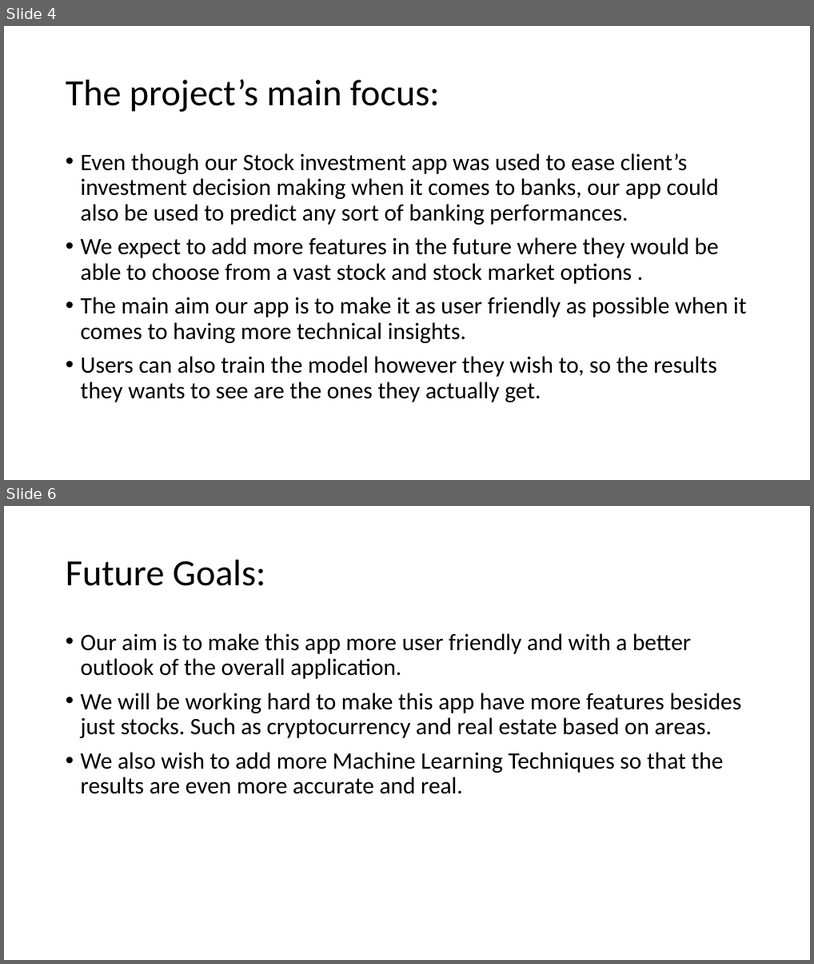
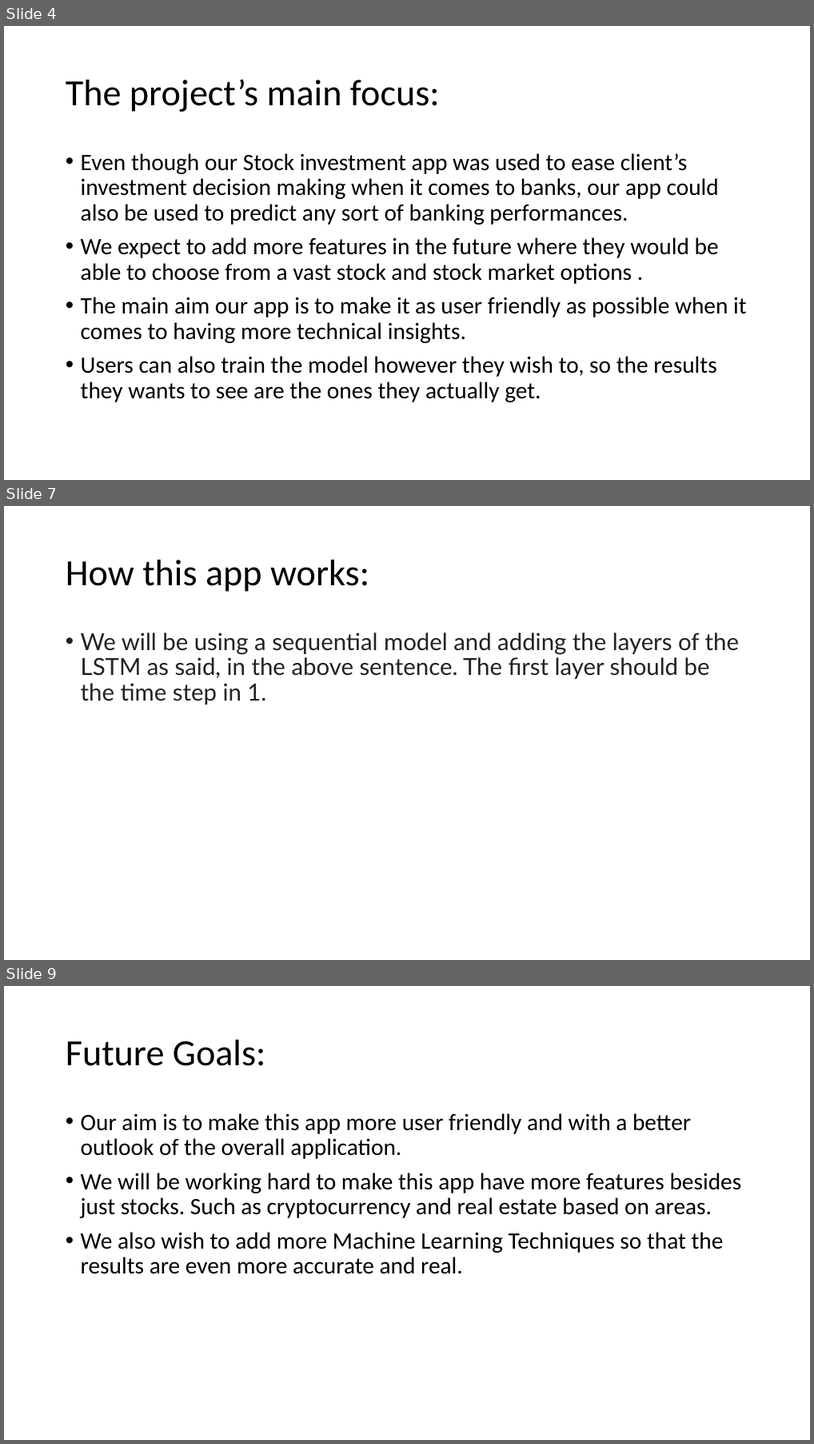
Before and after one commit to Jahanzeb9999/Fintech-Project2, a slide deck: Project 2.pptx. Shown one above the other, each under a label of ours: slides 4 and 6 before the commit, slides 4, 7 and 9 after it; the slides between them are not shown. The pictures are 814x964 and 814x1444 pixels, drawn with LibreOffice and Linux fonts; fonts in the diff are those of the drawing. Boxes give left, top, right and bottom in pixels: in the first picture for what was removed or moved away, otherwise in the second. Text is boxed around its words. In the diff, an @@ line names an element or a change of style, - is before the commit and + after.

```diff
--- a/Project 2.pptx
+++ b/Project 2.pptx
@@ slide 7 added at [4, 506, 810, 960], background #FFFFFF @@
@@ title added at [66, 560, 370, 592], 44 pt, text #000000 @@
+How this app works:
@@ text added at [81, 632, 739, 704], 28 pt, text #222222 @@
+• We will be using a sequential model and adding the layers of the LSTM as said, in the above sentence. The first layer should be the time step in 1.
@@ what was slide 6 is now slide 9 @@
```
Also in this commit, not shown: 1 slide changed, 2 other slides added.
